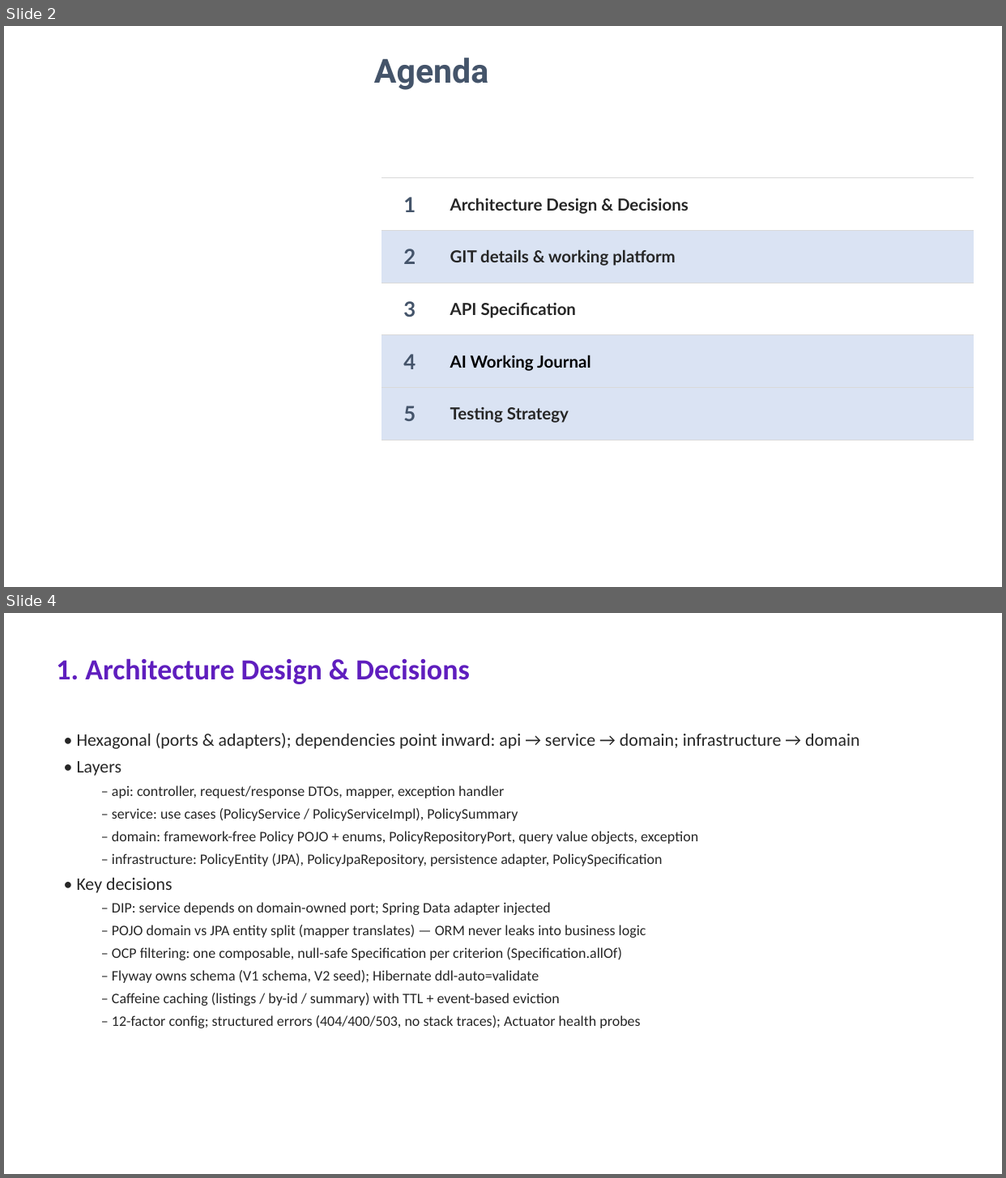
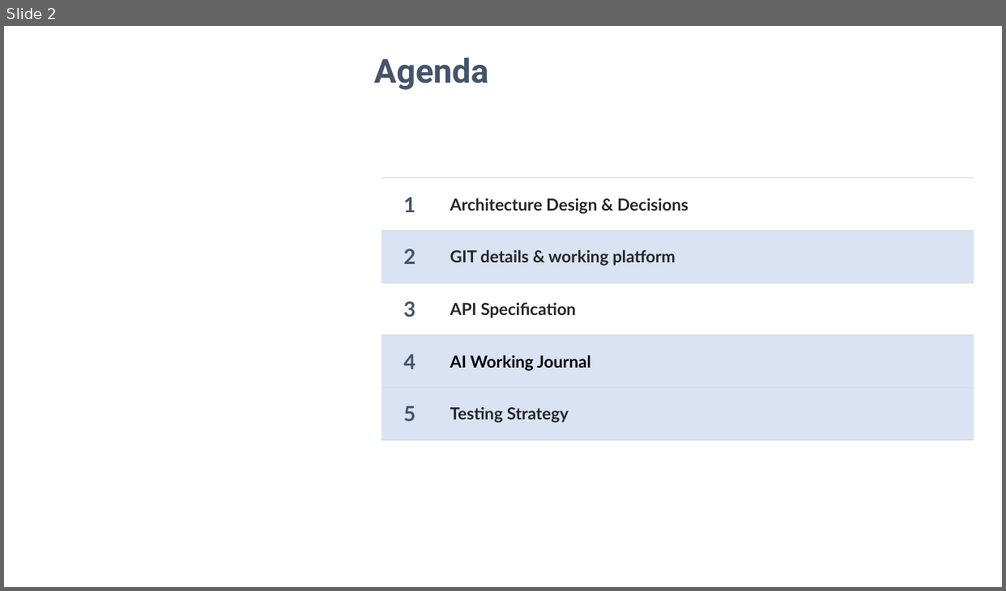
Before and after one commit to meetravig-collab/InsurancePolicyListDemo, a slide deck: docs/Policy-Overview-Dashboard.pptx. Shown one above the other, each under a label of ours: slides 2 and 4 before the commit, slide 2 after it; the slides between them are not shown. The pictures are 1006x1178 and 1006x591 pixels, drawn with LibreOffice and Linux fonts; fonts in the diff are those of the drawing; background and template pictures are left out. Boxes give left, top, right and bottom in pixels: in the first picture for what was removed or moved away, otherwise in the second. Text is boxed around its words. In the diff, an @@ line names an element or a change of style, - is before the commit and + after.

```diff
--- a/docs/Policy-Overview-Dashboard.pptx
+++ b/docs/Policy-Overview-Dashboard.pptx
@@ slide 4 removed at bbox=[4, 613, 1002, 1174], background #FFFFFF @@
@@ text removed at bbox=[56, 658, 469, 684] @@
-1. Architecture Design & Decisions
@@ text removed at bbox=[77, 733, 859, 1029] @@
-• Hexagonal (ports & adapters); dependencies point inward: api → service → domain; infrastructure → domain
-• Layers
-  – api: controller, request/response DTOs, mapper, exception handler
-  – service: use cases (PolicyService / PolicyServiceImpl), PolicySummary
-  – domain: framework-free Policy POJO + enums, PolicyRepositoryPort, query value objects, exception
-  – infrastructure: PolicyEntity (JPA), PolicyJpaRepository, persistence adapter, PolicySpecification
-• Key decisions
-  – DIP: service depends on domain-owned port; Spring Data adapter injected
-  – POJO domain vs JPA entity split (mapper translates) — ORM never leaks into business logic
-  – OCP filtering: one composable, null-safe Specification per criterion (Specification.allOf)
-  – Flyway owns schema (V1 schema, V2 seed); Hibernate ddl-auto=validate
-  – Caffeine caching (listings / by-id / summary) with TTL + event-based eviction
-  – 12-factor config; structured errors (404/400/503, no stack traces); Actuator health probes
```
Also in this commit, not shown: 3 slides changed, 4 slides added, 2 other slides removed.
